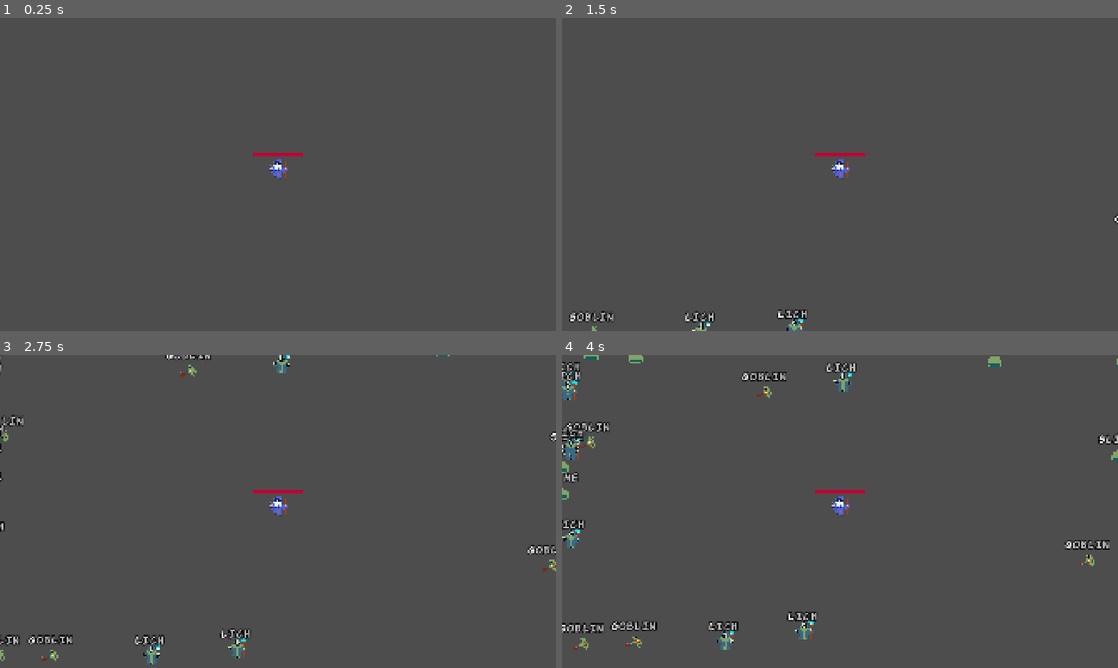
Above: before the commit, frames 1-4 (two rows, left to right).
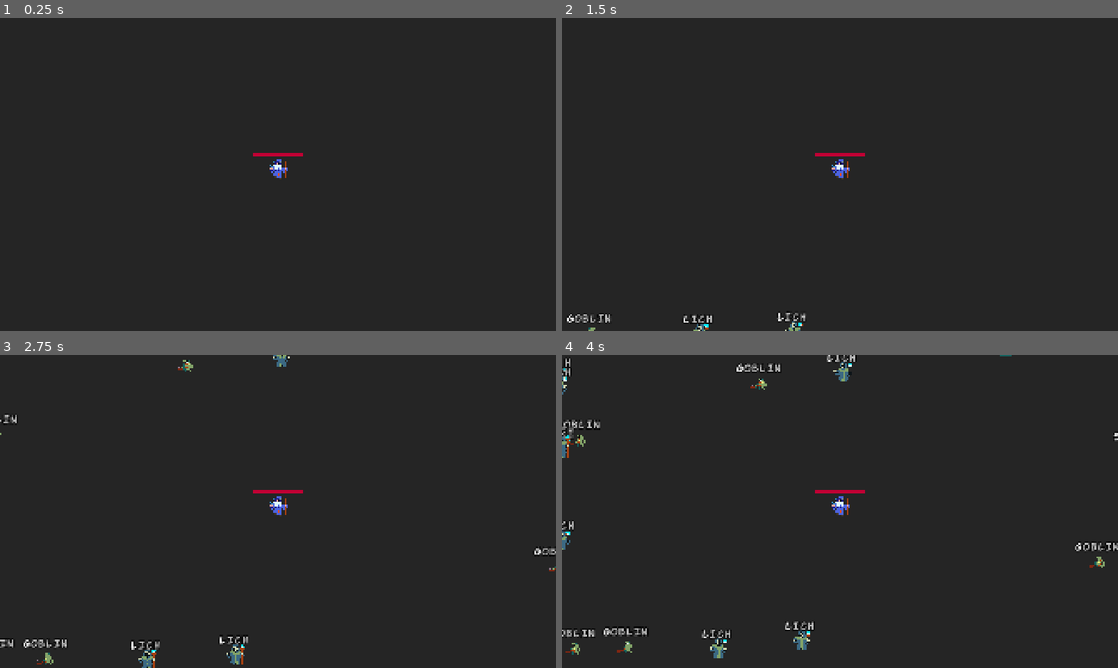
Above: after the commit, the same moments.

Repository: sixrobin/TypingGame
Game: Godot game, scene res://game.tscn
Two runs of this game, one before a commit and one after it. Both use one fixed random seed, a clock stepped at 60 frames per second and the inputs below.
Inputs:
- Up to frame 1 (0.25 s): no input
- Up to frame 2 (1.5 s): tap Enter at 0.5 s
- Up to frame 3 (2.75 s): no input
- Up to frame 4 (4 s): no input

The runs differ from the first frame. In frame 1, 100% of the frame differs, in the area x 0-100%, y 0-100%; in frame 2, 100%; in frame 3, 99%; in frame 4, 99%.

Commit message:
Slower enemies with red text

Diff:
--- a/TypingGame/game.tscn
+++ b/TypingGame/game.tscn
@@ -9,7 +9,6 @@
 script = ExtResource("1_80nbo")
 
 [node name="Ground" type="ColorRect" parent="." unique_id=911302226]
-visible = false
 offset_left = -1445.0
 offset_top = -835.0
 offset_right = 1485.0
--- a/TypingGame/prefabs/goblin.tscn
+++ b/TypingGame/prefabs/goblin.tscn
@@ -11,7 +11,7 @@
 [node name="Goblin" type="Node2D" unique_id=752924517]
 script = ExtResource("1_yfuqp")
 text = "goblin"
-speed = 70.0
+speed = 60.0
 
 [node name="Shake" type="Node2D" parent="." unique_id=866042900]
 script = ExtResource("2_l1iws")
--- a/TypingGame/prefabs/lich.tscn
+++ b/TypingGame/prefabs/lich.tscn
@@ -11,6 +11,7 @@
 [node name="Lich" type="Node2D" unique_id=752924517]
 script = ExtResource("1_vmc1r")
 text = "lich"
+speed = 40.0
 
 [node name="Shake" type="Node2D" parent="." unique_id=866042900]
 script = ExtResource("2_eruet")
--- a/TypingGame/prefabs/priest.tscn
+++ b/TypingGame/prefabs/priest.tscn
@@ -11,6 +11,7 @@
 [node name="Priest" type="Node2D" unique_id=752924517]
 script = ExtResource("1_rpvqo")
 text = "priest"
+speed = 30.0
 
 [node name="Shake" type="Node2D" parent="." unique_id=866042900]
 script = ExtResource("2_l21po")
--- a/TypingGame/prefabs/skeleton.tscn
+++ b/TypingGame/prefabs/skeleton.tscn
@@ -11,7 +11,7 @@
 [node name="Skeleton" type="Node2D" unique_id=752924517]
 script = ExtResource("1_k4sl6")
 text = "skeleton"
-speed = 60.0
+speed = 45.0
 
 [node name="Shake" type="Node2D" parent="." unique_id=866042900]
 script = ExtResource("2_a8mcj")
--- a/TypingGame/prefabs/slime.tscn
+++ b/TypingGame/prefabs/slime.tscn
@@ -11,7 +11,7 @@
 [node name="Slime" type="Node2D" unique_id=752924517]
 script = ExtResource("1_1n0fs")
 text = "slime"
-speed = 40.0
+speed = 25.0
 
 [node name="Shake" type="Node2D" parent="." unique_id=866042900]
 script = ExtResource("2_17sp8")
--- a/TypingGame/prefabs/spider.tscn
+++ b/TypingGame/prefabs/spider.tscn
@@ -12,7 +12,7 @@
 script = ExtResource("1_rmig8")
 text_type = 1
 text = ""
-speed = 250.0
+speed = 200.0
 
 [node name="Shake" type="Node2D" parent="." unique_id=866042900]
 script = ExtResource("2_pfl05")
--- a/TypingGame/scripts/enemy.gd
+++ b/TypingGame/scripts/enemy.gd
@@ -73,6 +73,7 @@
 	typed_text.set_text(text)
 	typed_text.set_letter_typed(on_letter_typed)
 	typed_text.set_completed(on_text_completed)
+	typed_text.set_validated_color(Color.RED)
 
 	area_2d.area_entered.connect(on_area_entered)
 
--- a/TypingGame/scripts/letter.gd
+++ b/TypingGame/scripts/letter.gd
@@ -5,6 +5,7 @@
 @onready var animator: Control = $LetterAnimator
 
 var letter: String = ''
+var validated_color: Color = Color.GREEN
 
 
 func set_letter(_letter: String) -> void:
@@ -12,8 +13,12 @@
 	($LetterAnimator/Letter as RichTextLabel).text = letter
 
 
-func set_as_next_letter(is_next_letter: bool) -> void:
-	modulate = Color.WHITE if is_next_letter else Color.GRAY
+func set_as_next_letter(_is_next_letter: bool) -> void:
+	modulate = Color.WHITE if _is_next_letter else Color.GRAY
+
+
+func set_validated_color(_color: Color) -> void:
+	validated_color = _color
 
 
 func on_letter_typed(_letter: String) -> bool:
@@ -25,7 +30,7 @@
 
 
 func on_letter_validated() -> void:
-	modulate = Color.GREEN
+	modulate = validated_color
 
 	animator.pivot_offset = animator.size * 0.5
 	animator.scale = Vector2.ONE * 1.7
--- a/TypingGame/scripts/level.gd
+++ b/TypingGame/scripts/level.gd
@@ -29,7 +29,7 @@
 		last_level_reached = level_index == level_scores.size()
 
 		if last_level_reached:
-			print('last level')
+			print('Last level reached')
 		else:
 			current_level_score = 0
 			next_level_score = level_scores[level_index]
--- a/TypingGame/scripts/typed_text.gd
+++ b/TypingGame/scripts/typed_text.gd
@@ -43,6 +43,11 @@
 	call_deferred('center_position')
 
 
+func set_validated_color(_color: Color) -> void:
+	for letter in letters:
+		letter.set_validated_color(_color)
+
+
 func on_letter_typed(_letter: String) -> void:
 	if is_complete:
 		return
